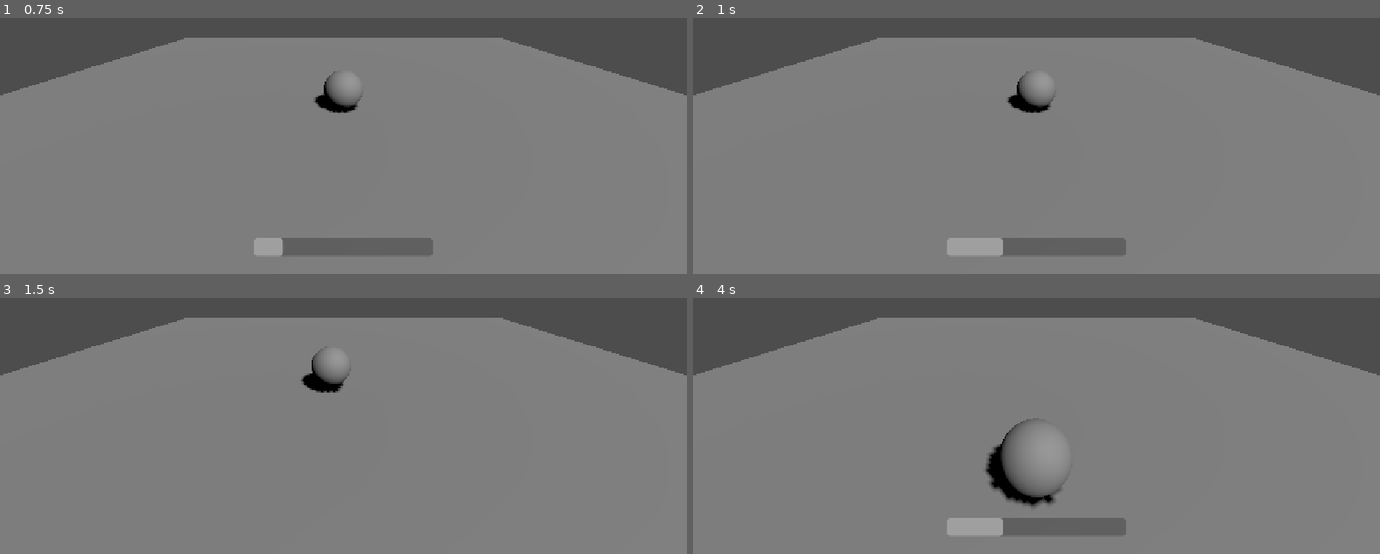
Above: before the commit, frames 1-4 (two rows, left to right).
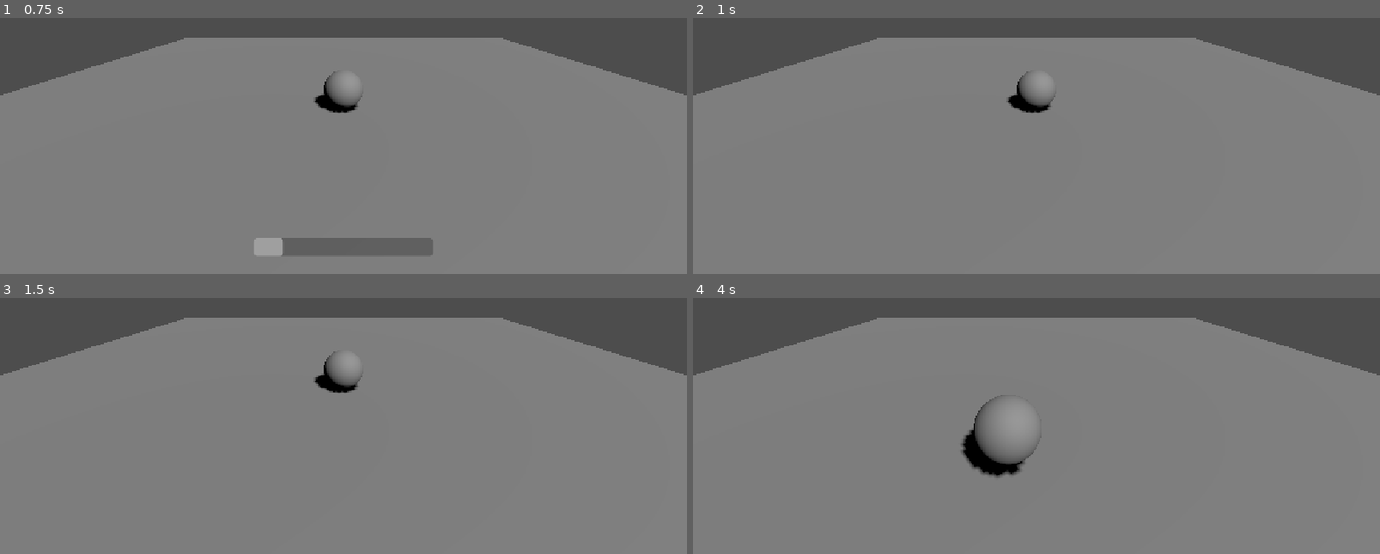
Above: after the commit, the same moments.

Repository: fairuz-anadi/Final-Kick
Game: Godot game, scene res://scenes/main.tscn
Two runs of this game, one before a commit and one after it. Both use one fixed random seed, a clock stepped at 60 frames per second and the inputs below.
Inputs (mouse positions are in pixels of both pictures, inside the frame that each line leads up to):
- Up to frame 1 (0.75 s): tap Enter at 0.5 s; move the mouse to (494, 61) at 0.52 s; hold Right from 0.53 s (still down); hold Space (kick) from 0.53 s (still down)
- Up to frame 2 (1 s): keep holding Right; keep holding Space (kick); tap R (rewind) at 0.8 s
- Up to frame 3 (1.5 s): move the mouse to (206, 379) at 1.27 s; release Right at 1.28 s; release Space (kick) at 1.28 s; hold Left from 1.28 s (still down); tap R (rewind) at 1.35 s
- Up to frame 4 (4 s): tap Space (kick) at 1.55, 3.05 s; move the mouse to (outside the picture) at 2.02 s; release Left at 2.03 s; hold Space (kick) 2.03-2.78 s; hold Right 2.03-3.53 s; tap R (rewind) at 2.3, 2.85, 3.8 s; move the mouse to (1002, 438) at 2.77 s; move the mouse to (1242, 418) at 3.52 s; hold Left from 3.53 s (still down); hold Space (kick) from 3.53 s (still down)

Frame 1 is identical in both runs. In frame 2, 1.7% of the frame differs, in the area x 37-63%, y 85-93%; in frame 3, 0.6%; in frame 4, 3.8%, in the area x 37-63%, y 37-93%.

Commit message:
Add rewind system  (replay)

Diff:
--- a/scripts/ball.gd
+++ b/scripts/ball.gd
@@ -24,22 +24,36 @@
 
 @onready var camera: Camera3D = get_viewport().get_camera_3d()
 
-# Debug: confirms these key events are actually reaching Godot at all, since
-# nothing in the scrub system responds if they aren't. Fires once per key-down
-# (not every physics frame) so the console stays readable.
-func _input(event: InputEvent) -> void:
-	if event is InputEventKey and event.pressed and not event.echo:
-		if event.physical_keycode == KEY_R:
-			print("DEBUG input: R pressed")
-		elif event.physical_keycode == KEY_LEFT:
-			print("DEBUG input: Left arrow pressed")
-		elif event.physical_keycode == KEY_RIGHT:
-			print("DEBUG input: Right arrow pressed")
+# --- Hard-impact reporting (screen shake / slow-mo hook, and CCD tunneling fix) ---
+signal big_impact(strength: float, impact_position: Vector3)
+
+@export var big_impact_threshold: float = 4.0  # min contact impulse magnitude that counts as "big"
+@export var big_impact_cooldown: float = 0.3   # don't re-fire faster than this even during a hard multi-frame hit
+
+var _impact_cooldown_remaining: float = 0.0
+
+func _ready() -> void:
+	contact_monitor = true
+	max_contacts_reported = 4
+	# High kick speeds (up to ~30 m/s) can tunnel a small fast body through thin
+	# colliders (e.g. the 0.05m-thick wire-node panels) within one physics step.
+	continuous_cd = true
+
+func _integrate_forces(state: PhysicsDirectBodyState3D) -> void:
+	if _impact_cooldown_remaining > 0.0:
+		return
+	for i in state.get_contact_count():
+		var impulse: Vector3 = state.get_contact_impulse(i)
+		var strength: float = impulse.length()
+		if strength >= big_impact_threshold:
+			_impact_cooldown_remaining = big_impact_cooldown
+			big_impact.emit(strength, state.get_contact_local_position(i))
+			break
 
 func _physics_process(delta: float) -> void:
-	# Raw keycodes instead of Input Map actions: the "rewind"/"scrub_*" actions
-	# are registered in InputMap but weren't responding to key presses in-game,
-	# so we read the keys directly — no Input Map entry required either way.
+	if _impact_cooldown_remaining > 0.0:
+		_impact_cooldown_remaining -= delta
+
 	if Input.is_key_pressed(KEY_R):
 		_scrub(delta)
 		return
@@ -84,6 +98,14 @@
 	freeze = true
 	linear_velocity = Vector3.ZERO
 	angular_velocity = Vector3.ZERO
+	# Edge case: kick charging isn't paused via any input action, it's paused
+	# by _process_kick never running while scrubbing — so a release event
+	# that happens while R is held would never be seen, softlocking the charge
+	# forever. Cancel any in-progress charge outright instead; committing to
+	# rewind means abandoning the current charge, not banking it.
+	charging = false
+	charge_time = 0.0
+	charge_ratio = 0.0
 
 func _exit_scrub() -> void:
 	# Resume live simulation from wherever the scrub was left — that point
